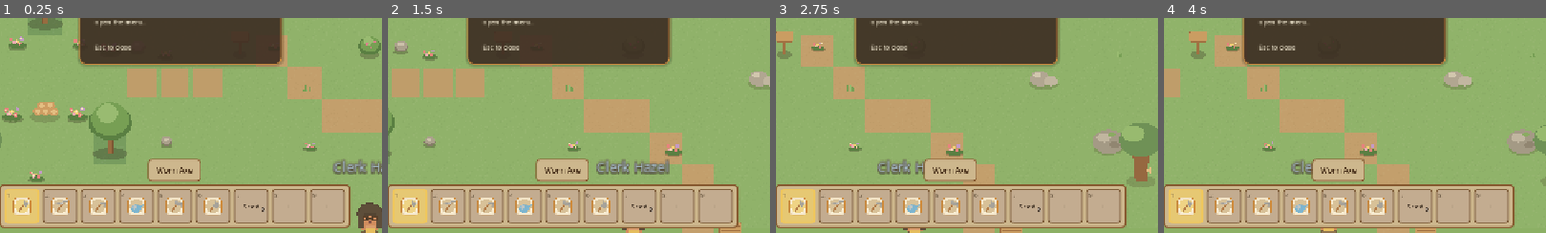
Above: before the commit, frames 1-4 (left to right).
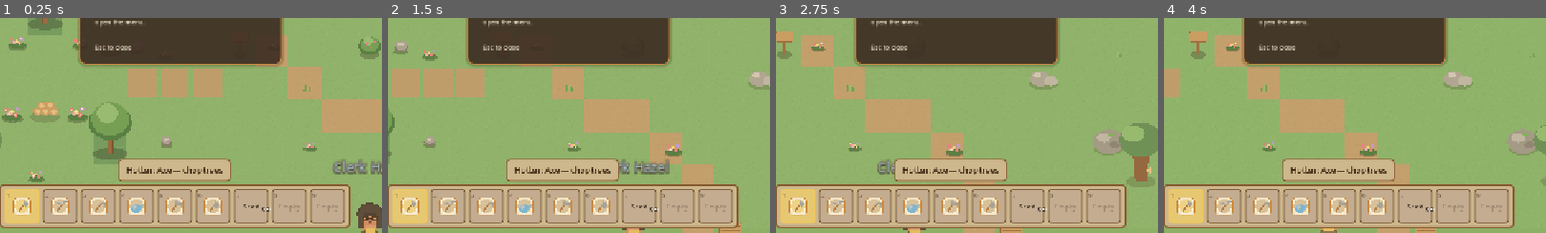
Above: after the commit, the same moments.

Repository: juliedarkheart/comfymmo
Game: Godot game, scene res://scenes/main.tscn
The game is run twice, just before and just after one commit, with the same random seed, the same clock (stepped at 60 frames per second) and the same inputs.
Inputs (mouse positions are % of the whole screen's width and height, from its top left):
- Up to frame 1 (0.25 s): no input
- Up to frame 2 (1.5 s): tap Enter (confirm_action) at 0.5 s; move the mouse to (72, 45) at 0.52 s; hold D (move_right) 0.53-1.25 s; hold Enter (confirm_action) 0.53-1.25 s; click (72, 45) at 0.67 s; drag from (30, 55) to (45, 70) at 1.27 s
- Up to frame 3 (2.75 s): move the mouse to (60, 28) at 2.02 s; hold D (move_right) from 2.03 s (still down); hold M (edit_move) from 2.03 s (still down)
- Up to frame 4 (4 s): release D (move_right) at 2.75 s; release M (edit_move) at 2.75 s; drag from (45, 70) to (20, 35) at 2.77 s; move the mouse to (80, 65) at 3.52 s; hold A (move_left) from 3.53 s (still down); hold F (interact_primary) from 3.53 s (still down)
The pictures show only the part of the screen within x 27-77%, y 50-100%; the shares and areas given below are measured in that part.

The runs differ from the first frame. In frame 1, 2.1% of the frame differs, in the area x 31-89%, y 65-91%; in frame 2, 2.1%; in frame 3, 2.0%; in frame 4, 2.0%.

Commit message:
Polish inventory and hotbar readability

Diff:
--- a/systems/items/item_ids.gd
+++ b/systems/items/item_ids.gd
@@ -66,12 +66,12 @@
 
 static func definitions() -> Dictionary:
 	return {
-		TOOL_WORN_AXE: {"display_name": "Worn Axe", "category": CATEGORY_TOOL, "job": "chop trees"},
-		TOOL_WORN_PICKAXE: {"display_name": "Worn Pickaxe", "category": CATEGORY_TOOL, "job": "mine boulders"},
-		TOOL_WORN_HOE: {"display_name": "Worn Hoe", "category": CATEGORY_TOOL, "job": "plant crops"},
+		TOOL_WORN_AXE: {"display_name": "Axe", "category": CATEGORY_TOOL, "job": "chop trees"},
+		TOOL_WORN_PICKAXE: {"display_name": "Pickaxe", "category": CATEGORY_TOOL, "job": "mine boulders"},
+		TOOL_WORN_HOE: {"display_name": "Hoe", "category": CATEGORY_TOOL, "job": "till soil"},
 		TOOL_WATERING_CAN: {"display_name": "Watering Can", "category": CATEGORY_TOOL, "job": "water crops"},
-		TOOL_SIMPLE_HAMMER: {"display_name": "Simple Hammer", "category": CATEGORY_TOOL, "job": "build and place"},
-		TOOL_BASIC_SHOVEL: {"display_name": "Basic Shovel", "category": CATEGORY_TOOL, "job": "dig clay, lay paths"},
+		TOOL_SIMPLE_HAMMER: {"display_name": "Build Tool", "category": CATEGORY_TOOL, "job": "place objects"},
+		TOOL_BASIC_SHOVEL: {"display_name": "Path Tool", "category": CATEGORY_TOOL, "job": "dig clay, lay paths"},
 		WEAPON_WOODEN_STAFF: {"display_name": "Wooden Staff", "category": CATEGORY_WEAPON, "job": "future adventures"},
 		WEAPON_PRACTICE_SWORD: {"display_name": "Practice Sword", "category": CATEGORY_WEAPON, "job": "future adventures"},
 		WEAPON_SLINGSHOT: {"display_name": "Slingshot", "category": CATEGORY_WEAPON, "job": "future adventures"},
--- a/ui/inventory_panel.gd
+++ b/ui/inventory_panel.gd
@@ -116,7 +116,7 @@
 		return
 	_refresh_identity()
 	if _detail_label != null:
-		_detail_label.text = ASSIGN_DETAIL
+		_detail_label.text = "Inventory: all carried items. Hotbar: quick items."
 	for child in _body.get_children():
 		child.queue_free()
 	# Owned items only, grouped; empty categories are skipped entirely (no header, no
@@ -206,11 +206,11 @@
 		slot.add_child(glyph)
 
 	var count_label := Label.new()
-	count_label.text = "%d" % count
+	count_label.text = "x%d" % count
 	LimeZuUITheme.apply_slot_count_layout(count_label, SLOT_PX)
 	slot.add_child(count_label)
 
-	var detail: String = "%s   x%d" % [_item_label(item_id), count]
+	var detail: String = "%s   x%d%s" % [_item_label(item_id), count, _detail_hint_suffix(item_id)]
 	slot.mouse_entered.connect(func() -> void: _set_detail(detail))
 	slot.gui_input.connect(func(event: InputEvent) -> void:
 		if event is InputEventMouseButton and event.pressed and event.button_index == MOUSE_BUTTON_LEFT:
@@ -237,3 +237,16 @@
 	if not item.is_empty():
 		return String(item.get("display_name", item_id.capitalize()))
 	return item_id.capitalize()
+
+func _detail_hint_suffix(item_id: String) -> String:
+	if item_id == ItemIds.TOOL_WORN_HOE:
+		return " — till soil"
+	if item_id == ItemIds.TOOL_WATERING_CAN:
+		return " — water crops"
+	if item_id == ItemIds.TOOL_SIMPLE_HAMMER:
+		return " — place objects"
+	if item_id == ItemIds.TOOL_BASIC_SHOVEL:
+		return " — dig clay, lay paths"
+	if item_id == ContentIds.ITEM_PLACEHOLDER_SEED_PACKET or item_id == ResourceIds.COMPONENT_SEED_PACKET:
+		return " — plant on tilled soil"
+	return ""
--- a/ui/quick_tools_bar.gd
+++ b/ui/quick_tools_bar.gd
@@ -21,9 +21,9 @@
 	ItemIds.TOOL_WORN_AXE: "Axe",
 	ItemIds.TOOL_WORN_PICKAXE: "Pick",
 	ItemIds.TOOL_WORN_HOE: "Hoe",
-	ItemIds.TOOL_WATERING_CAN: "Can",
-	ItemIds.TOOL_SIMPLE_HAMMER: "Hmr",
-	ItemIds.TOOL_BASIC_SHOVEL: "Shvl",
+	ItemIds.TOOL_WATERING_CAN: "Water",
+	ItemIds.TOOL_SIMPLE_HAMMER: "Build",
+	ItemIds.TOOL_BASIC_SHOVEL: "Path",
 	ResourceIds.MATERIAL_WOOD: "Wood",
 	ResourceIds.MATERIAL_STONE: "Stn",
 	ResourceIds.MATERIAL_FIBER: "Fib",
@@ -32,6 +32,17 @@
 	ContentIds.ITEM_TURNIP: "Trn",
 	ContentIds.ITEM_BERRY: "Ber",
 	ContentIds.ITEM_PLACEHOLDER_SEED_PACKET: "Seed",
+}
+
+const TOOL_HINTS := {
+	ItemIds.TOOL_WORN_AXE: "chop trees",
+	ItemIds.TOOL_WORN_PICKAXE: "mine stone",
+	ItemIds.TOOL_WORN_HOE: "till soil",
+	ItemIds.TOOL_WATERING_CAN: "water crops",
+	ItemIds.TOOL_SIMPLE_HAMMER: "place objects",
+	ItemIds.TOOL_BASIC_SHOVEL: "dig clay, lay paths",
+	ContentIds.ITEM_PLACEHOLDER_SEED_PACKET: "plant on tilled soil",
+	ResourceIds.COMPONENT_SEED_PACKET: "plant on tilled soil",
 }
 
 const HELD_TOOL_VISUAL_IDS := {
@@ -281,10 +292,10 @@
 		else:
 			icon.visible = false
 			glyph.visible = true
-			glyph.text = "+"
+			glyph.text = "Empty"
 			glyph.modulate = Color(1, 1, 1, 0.28)
 		count.visible = owned and int(_get_count.call(item_id)) > 1
-		count.text = "%d" % int(_get_count.call(item_id)) if count.visible else ""
+		count.text = _count_text(int(_get_count.call(item_id))) if count.visible else ""
 
 	_refresh_selected_name()
 	_emit_selected_tool_changed()
@@ -297,15 +308,15 @@
 
 func _refresh_selected_name() -> void:
 	if not _pending_assignment_item_id.is_empty():
-		_selected_name.text = "Assign to a slot: click any hotbar slot"
+		_selected_name.text = "Assign to hotbar: %s" % _item_summary(_pending_assignment_item_id)
 		_selected_name.visible = true
 		return
 	var item_id: String = selected_item_id()
 	if item_id.is_empty():
-		_selected_name.text = "Hands empty"
+		_selected_name.text = "Hotbar: Empty Slot — hands empty"
 		_selected_name.visible = true
 		return
-	_selected_name.text = _item_label(item_id)
+	_selected_name.text = "Hotbar: %s" % _item_summary(item_id)
 	_selected_name.visible = true
 
 func _emit_selected_tool_changed() -> void:
@@ -324,3 +335,16 @@
 	if not item.is_empty():
 		return String(item.get("display_name", item_id.capitalize()))
 	return item_id.capitalize()
+
+func _item_summary(item_id: String) -> String:
+	var label := _item_label(item_id)
+	var hint := _item_hint(item_id)
+	if hint.is_empty():
+		return label
+	return "%s — %s" % [label, hint]
+
+func _item_hint(item_id: String) -> String:
+	return String(TOOL_HINTS.get(item_id, ""))
+
+func _count_text(count: int) -> String:
+	return "x%d" % count
--- a/world/homestead_controller.gd
+++ b/world/homestead_controller.gd
@@ -416,7 +416,11 @@
 	)
 	var entry: Dictionary = ContentRegistry.placeables().get(object_id, {}) as Dictionary
 	var name_text: String = String(entry.get("display_name", object_id.capitalize()))
-	_announce("Placed %s!" % name_text)
+	var cost_text: String = BuildCosts.cost_text(object_id)
+	if cost_text.is_empty():
+		_announce("Placed %s!" % name_text)
+	else:
+		_announce("Placed %s — used %s." % [name_text, cost_text])
 
 func _setup_progression_panel() -> void:
 	_progression_panel = preload("res://ui/progression_panel.tscn").instantiate() as CanvasLayer
@@ -609,7 +613,7 @@
 					_announce("Need a Seed Packet in your inventory.")
 					return
 				if farming_system.plant_seed(interactable_id, crop_id):
-					interaction_result = {"changed": true, "action": "plant"}
+					interaction_result = {"changed": true, "action": "plant", "seed_id": selected_item_id}
 				else:
 					inventory_system.add_item(selected_item_id, 1)
 					_announce("This plot is not ready for seeds yet.")
@@ -648,7 +652,8 @@
 			_announce("Tilled! Now plant a seed with a Seed Packet.")
 		"plant":
 			_grant_xp(ProgressionRegistry.SKILL_FARMING, 1, 0)
-			_announce("Planted %s!" % _crop_label(_plot_crop_id(interactable_id)))
+			var planted_seed_id: String = String(interaction_result.get("seed_id", ContentIds.ITEM_PLACEHOLDER_SEED_PACKET))
+			_announce("Planted %s — -1 %s." % [_crop_label(_plot_crop_id(interactable_id)), _item_label(planted_seed_id)])
 		"water":
 			_grant_xp(ProgressionRegistry.SKILL_FARMING, 1, 0)
 			_announce("Watered! Rest at the cottage to help it grow.")
@@ -705,6 +710,14 @@
 		return String((item as Dictionary)["display_name"])
 	return crop_id.capitalize()
 
+func _item_label(item_id: String) -> String:
+	if ItemIds.is_storable(item_id):
+		return ItemIds.display_name(item_id)
+	var item: Variant = ContentRegistry.items().get(item_id, {})
+	if typeof(item) == TYPE_DICTIONARY and (item as Dictionary).has("display_name"):
+		return String((item as Dictionary)["display_name"])
+	return item_id.capitalize()
+
 func admin_grow_crops() -> void:
 	var changed_count: int = farming_system.advance_all_plots(true)
 	if changed_count <= 0:
--- a/world/overworld_controller.gd
+++ b/world/overworld_controller.gd
@@ -631,7 +631,7 @@
 	inventory_system.add_item(material_id, amount)
 	node.start_cooldown()
 	_grant_xp(ProgressionRegistry.skill_for_material(material_id), 2, 1)
-	_chat_toast("+%d %s (now %d)" % [amount, ResourceIds.display_name(material_id), inventory_system.get_quantity(material_id)])
+	_chat_toast("+%d %s (now x%d)" % [amount, ResourceIds.display_name(material_id), inventory_system.get_quantity(material_id)])
 
 func _chat_toast(text: String) -> void:
 	if _chat_panel != null and _chat_panel.has_method("add_system_line"):
@@ -740,7 +740,7 @@
 	if not bool(save_system.get_overworld_flag(ROWAN_TOKEN_FLAG, false)):
 		save_system.set_overworld_flag(ROWAN_TOKEN_FLAG, true)
 		inventory_system.add_item(ItemIds.QUEST_LAND_TOKEN, 1)
-		_chat_toast("Farmer Rowan gave you a Land Token!")
+		_chat_toast("Farmer Rowan gave you +1 Land Token!")
 		_open_observe_panel("Farmer Rowan",
 			"Welcome to Hearthvale, neighbor! This is my training farm — practice anything here. "
 			+ "Start by gathering: branches, pebbles, fiber, and that soft clay by the fence, all bare-handed. "
Not shown, changed: docs/playtest_readiness.md
